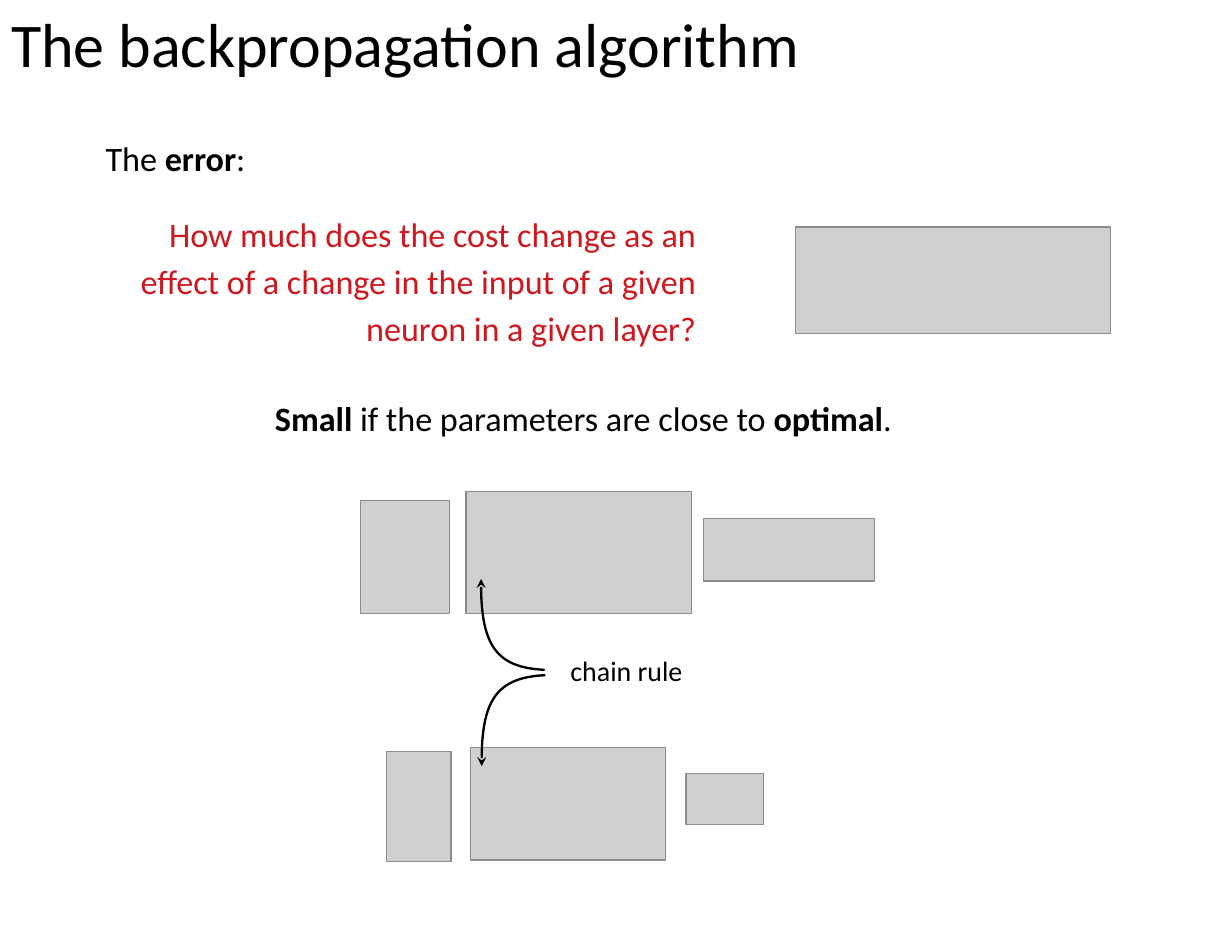
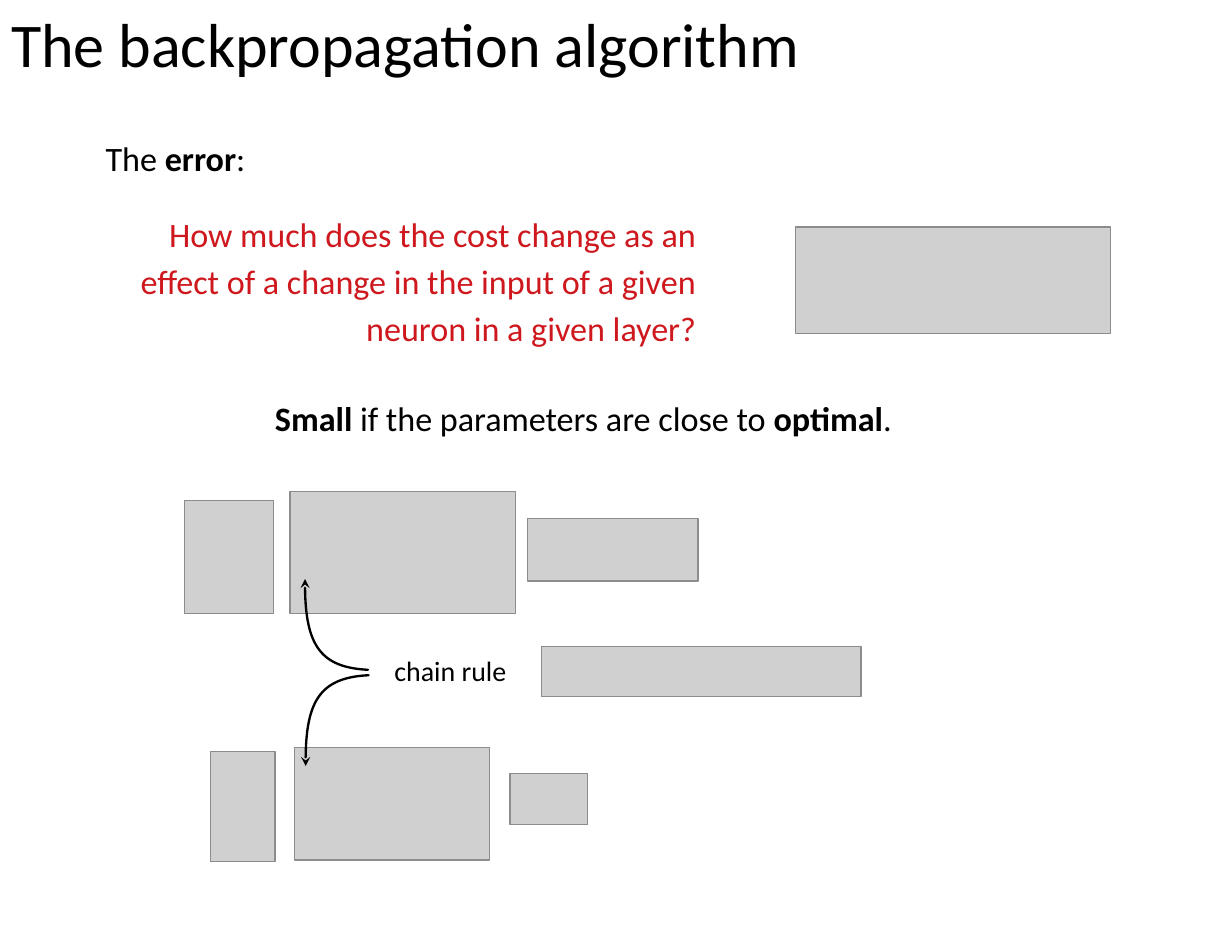
Before and after one commit to ansuini/Winter_School_QLS_2018, a slide deck: slide 11 of Lecture1/slides/Alberto_DeepLearning.odp (slide 10 before the commit). Drawn at 1232x925 pixels with LibreOffice and Linux fonts; fonts in the diff are those of the drawing; grey boxes stand for pictures. Boxes give left, top, right and bottom in pixels: in the first picture for what was removed or moved away, otherwise in the second. Text is boxed around its words. In the diff, an @@ line names an element or a change of style, - is before the commit and + after.

```diff
--- a/Lecture1/slides/Alberto_DeepLearning.odp
+++ b/Lecture1/slides/Alberto_DeepLearning.odp
@@ picture: place and size @@
-picture at [703, 518, 874, 580]
+picture at [184, 501, 274, 614]
@@ picture: place and size @@
-picture at [360, 501, 449, 614]
+picture at [290, 492, 515, 614]
@@ picture: place and size @@
-picture at [466, 492, 692, 614]
+picture at [528, 518, 699, 580]
@@ picture: place and size @@
-picture at [686, 774, 764, 825]
+picture at [542, 646, 862, 695]
@@ 2 freeform shapes, 1 text: place and size @@
-2 freeform shapes, 1 text at [481, 579, 683, 766]
+2 freeform shapes, 1 text at [305, 579, 507, 766]
@@ picture: place and size @@
-picture at [387, 751, 452, 862]
+picture at [294, 747, 490, 860]
@@ picture added at [210, 751, 275, 862] @@
@@ picture: place and size @@
-picture at [471, 747, 666, 860]
+picture at [510, 774, 587, 825]
```
Also in this commit, not shown: 4 other slides changed, 1 slide added, 10 other files.
